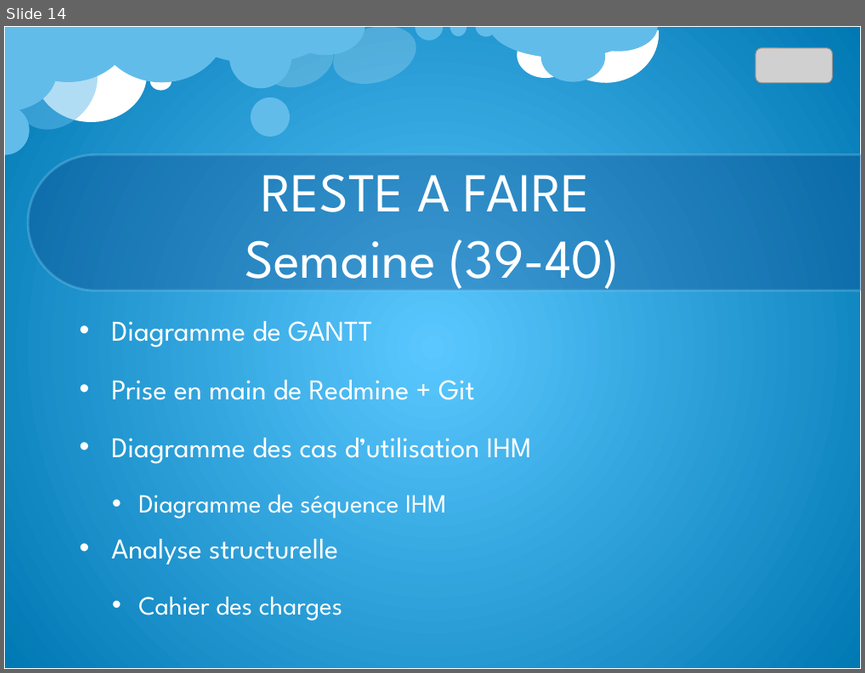
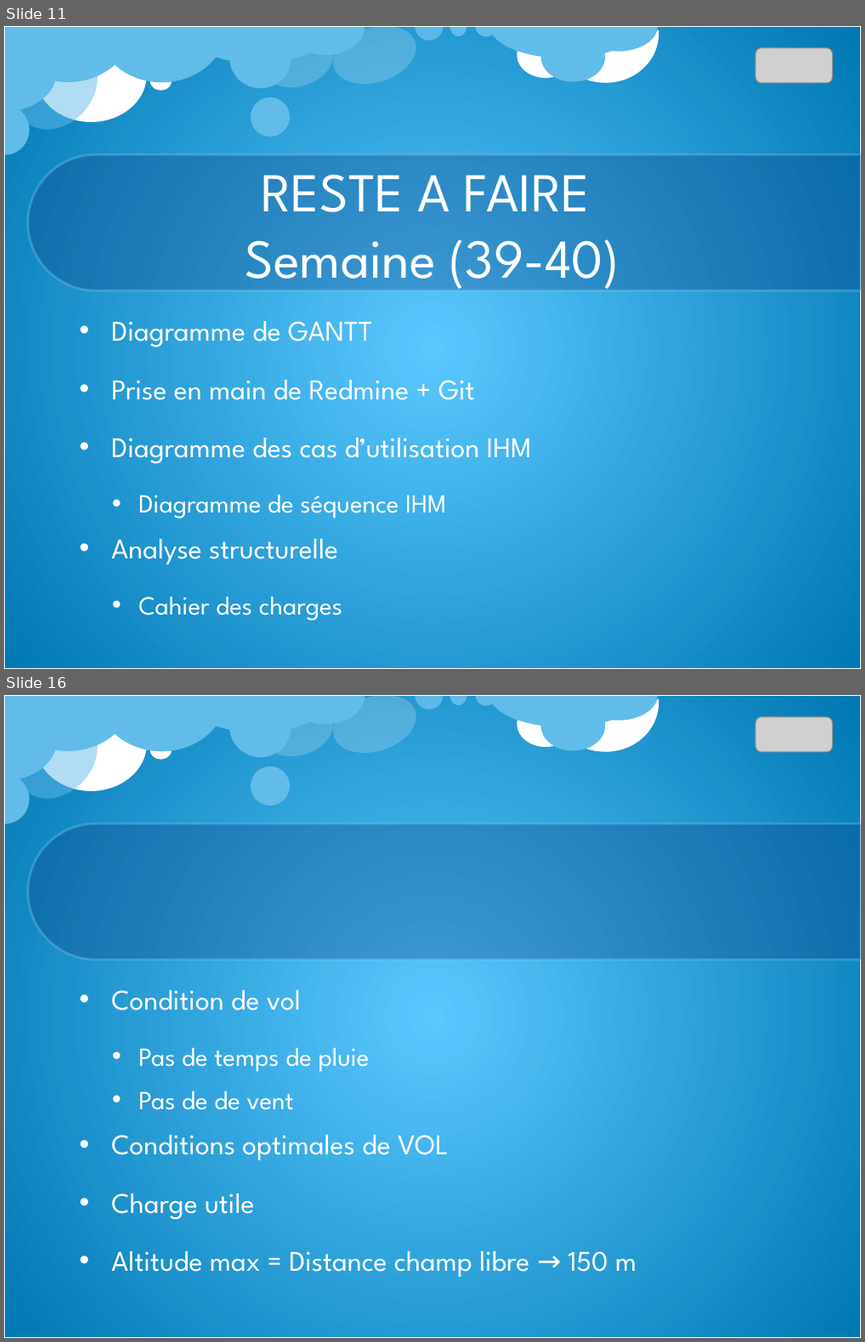
Before and after one commit to Qt-Widgets/PROJET_Drone, a slide deck: cr/CR_lundi_23_09_13.pptx. Shown one above the other, each under a label of ours: slide 14 before the commit, slides 11 and 16 after it; the slides between them are not shown. The pictures are 865x673 and 865x1342 pixels, drawn with LibreOffice and Linux fonts; fonts in the diff are those of the drawing; grey boxes stand for pictures; background and template pictures are left out. Boxes give left, top, right and bottom in pixels: in the first picture for what was removed or moved away, otherwise in the second. Text is boxed around its words. In the diff, an @@ line names an element or a change of style, - is before the commit and + after.

```diff
--- a/cr/CR_lundi_23_09_13.pptx
+++ b/cr/CR_lundi_23_09_13.pptx
@@ slide 16 added at (x1=4, y1=695, x2=861, y2=1338), background picture (left out); not listed: 23 template elements that a slide beside it also shows @@
@@ picture added at (x1=755, y1=717, x2=833, y2=753) @@
@@ text added at (x1=111, y1=990, x2=636, y2=1276), 24 pt, text #FFFFFF @@
+• Condition de vol
+  • Pas de temps de pluie
+  • Pas de de vent
+• Conditions optimales de VOL
+• Charge utile
+• Altitude max = Distance champ libre → 150 m
@@ what was slide 14 is now slide 11 @@
```
Also in this commit, not shown: 7 slides changed, 16 other slides added, 2 slides removed, 3 other files.
